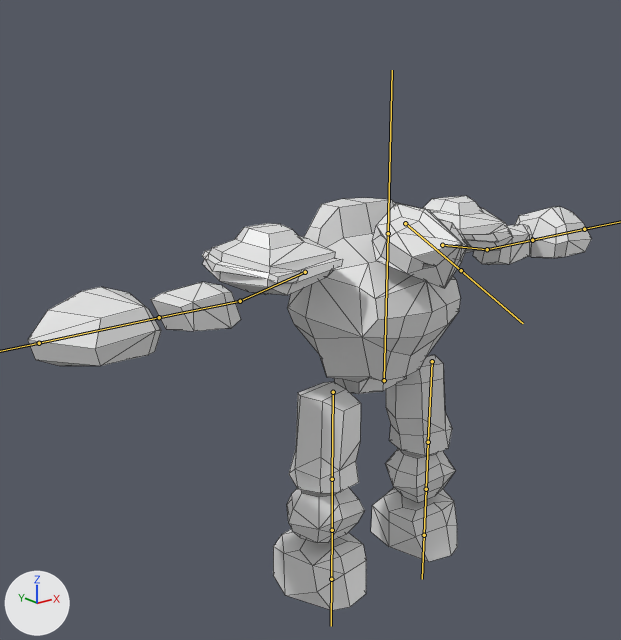
Before and after pictures for a commit that changed the FBX model Assets/Raw/Golem_fbx.fbx.
Rendered twice from a 50 mm camera at (-7.89, -8.29, 7.25) aimed at (-0.94, 0.39, 3.78). Every picture has the same lights, and +X, +Y and +Z are marked at lower left. The bones that bend it are drawn over the model as lines. Mesh edges are drawn as thin lines.
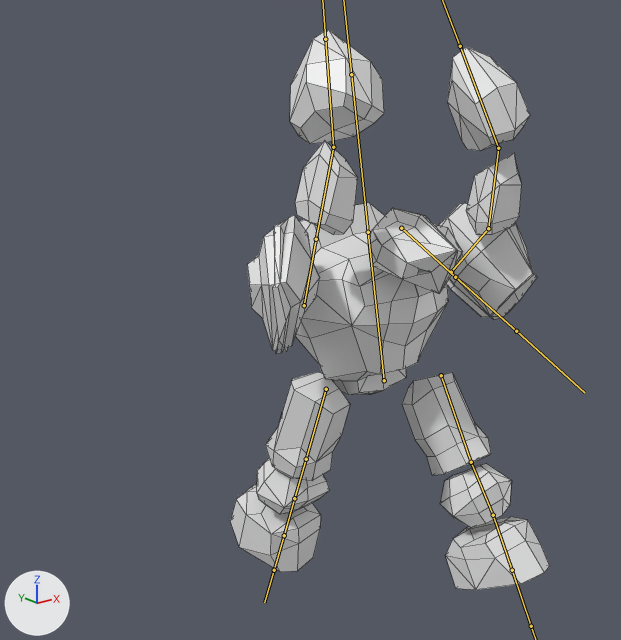
The newer file adds an action. The first version stands in its rest pose; the second is drawn at frame 51 of the action 'Armature|Armature|Armature|attack_3|Armature|attack_3'.

Changed parts and their boxes (x1, y1, x2, y2) in the pictures (621 x 640 px):
'Cube', posed (43% narrower, 35% taller)
    before: (28, 196, 592, 610)
    after: (230, 29, 550, 590)
bone 'Bone', root to tip
    before: (384, 380) to (388, 233)
    after: (384, 380) to (368, 232)
bone 'Bone.003', root to tip
    before: (442, 245) to (487, 249)
    after: (451, 272) to (488, 228)
bone 'Bone.004', root to tip
    before: (487, 249) to (532, 240)
    after: (488, 228) to (498, 148)
bone 'Bone.005', root to tip
    before: (532, 240) to (584, 229)
    after: (498, 148) to (460, 46)
bone 'Bone.006', root to tip
    before: (305, 272) to (240, 301)
    after: (304, 305) to (316, 239)
bone 'Bone.007', root to tip
    before: (240, 301) to (159, 317)
    after: (316, 239) to (333, 147)
bone 'Bone.008', root to tip
    before: (159, 317) to (39, 343)
    after: (333, 147) to (325, 39)
bone 'Bone.002', root to tip
    before: (333, 392) to (332, 479)
    after: (326, 389) to (306, 459)
bone 'Bone.011', root to tip
    before: (432, 361) to (428, 442)
    after: (441, 375) to (471, 462)
bone 'Bone.012', root to tip
    before: (428, 442) to (426, 489)
    after: (471, 462) to (493, 515)
bone 'Bone.013', root to tip
    before: (426, 489) to (424, 535)
    after: (493, 515) to (512, 570)
bone 'Bone.001', root to tip
    before: (405, 223) to (461, 270)
    after: (401, 228) to (455, 277)

Diff of the bpy script that builds the scene:
```diff
--- a/Assets/Raw/Golem_fbx.fbx.py
+++ b/Assets/Raw/Golem_fbx.fbx.py
@@ bone_bone @@
 bone_bone = bpy.data.objects['Armature'].pose.bones['Bone']
-bone_bone.rotation_quaternion = (1.0, 0.0, 0.0, 0.0)  # degrees (0, 0, 0)
+bone_bone.rotation_quaternion = (0.996, 0.0, 0.0, 0.093)  # degrees (0, 0, 11)
@@ bone_bone_003 @@
 bone_bone_003 = bpy.data.objects['Armature'].pose.bones['Bone.003']
-bone_bone_003.location = (0.0, 0.0, 0.0)
-bone_bone_003.rotation_quaternion = (1.0, 0.0, 0.0, 0.0)  # degrees (0, 0, 0)
+bone_bone_003.location = (0.1, 0.18, -0.37)
+bone_bone_003.rotation_quaternion = (0.335, -0.146, -0.54, -0.758)  # degrees (63, -36, -154)
@@ bone_bone_004 @@
 bone_bone_004 = bpy.data.objects['Armature'].pose.bones['Bone.004']  # child of 'Bone.003'
-bone_bone_004.rotation_quaternion = (1.0, 0.0, 0.0, 0.0)  # degrees (0, 0, 0)
+bone_bone_004.rotation_quaternion = (0.919, -0.081, -0.253, -0.292)  # degrees (0, -31, -35)
@@ bone_bone_005 @@
 bone_bone_005 = bpy.data.objects['Armature'].pose.bones['Bone.005']  # child of 'Bone.004'
-bone_bone_005.rotation_quaternion = (1.0, 0.0, 0.0, 0.0)  # degrees (0, 0, 0)
+bone_bone_005.rotation_quaternion = (0.97, -0.172, -0.03, -0.169)  # degrees (-19, -7, -19)
@@ bone_bone_006 @@
 bone_bone_006 = bpy.data.objects['Armature'].pose.bones['Bone.006']
-bone_bone_006.location = (0.0, 0.0, 0.0)
-bone_bone_006.rotation_quaternion = (1.0, 0.0, 0.0, 0.0)  # degrees (0, 0, 0)
+bone_bone_006.location = (-0.07, 0.17, 0.38)
+bone_bone_006.rotation_quaternion = (0.369, 0.174, 0.576, -0.708)  # degrees (-68, 42, -154)
@@ bone_bone_007 @@
 bone_bone_007 = bpy.data.objects['Armature'].pose.bones['Bone.007']  # child of 'Bone.006'
-bone_bone_007.rotation_quaternion = (1.0, 0.0, 0.0, 0.0)  # degrees (0, 0, 0)
+bone_bone_007.rotation_quaternion = (0.898, -0.18, 0.372, 0.154)  # degrees (-18, 46, 12)
@@ bone_bone_008 @@
 bone_bone_008 = bpy.data.objects['Armature'].pose.bones['Bone.008']  # child of 'Bone.007'
-bone_bone_008.rotation_quaternion = (1.0, 0.0, 0.0, 0.0)  # degrees (0, 0, 0)
+bone_bone_008.rotation_quaternion = (0.962, -0.087, 0.0, 0.257)  # degrees (-10, 3, 30)
@@ bone_bone_002 @@
 bone_bone_002 = bpy.data.objects['Armature'].pose.bones['Bone.002']
-bone_bone_002.location = (0.0, 0.0, 0.0)
-bone_bone_002.rotation_quaternion = (1.0, 0.0, 0.0, 0.0)  # degrees (0, 0, 0)
+bone_bone_002.location = (0.0, 0.0, 0.14)
+bone_bone_002.rotation_quaternion = (0.985, 0.173, 0.0, 0.0)  # degrees (20, 0, 0)
@@ bone_bone_011 @@
 bone_bone_011 = bpy.data.objects['Armature'].pose.bones['Bone.011']
-bone_bone_011.location = (0.0, 0.0, 0.0)
-bone_bone_011.rotation_quaternion = (1.0, 0.0, 0.0, 0.0)  # degrees (0, 0, 0)
+bone_bone_011.location = (-0.05, 0.14, -0.24)
+bone_bone_011.rotation_quaternion = (0.966, -0.258, 0.0, 0.0)  # degrees (-30, 0, 0)
@@ bone_bone_012 @@
 bone_bone_012 = bpy.data.objects['Armature'].pose.bones['Bone.012']  # child of 'Bone.011'
-bone_bone_012.rotation_quaternion = (1.0, 0.0, 0.0, 0.0)  # degrees (0, 0, 0)
+bone_bone_012.rotation_quaternion = (0.999, -0.044, 0.0, 0.0)  # degrees (-5, 0, 0)
@@ bone_bone_013 @@
 bone_bone_013 = bpy.data.objects['Armature'].pose.bones['Bone.013']  # child of 'Bone.012'
-bone_bone_013.rotation_quaternion = (1.0, 0.0, 0.0, 0.0)  # degrees (0, 0, 0)
+bone_bone_013.rotation_quaternion = (0.999, 0.0, 0.0, 0.044)  # degrees (0, 0, 5)
@@ bone_bone_001 @@
 bone_bone_001 = bpy.data.objects['Armature'].pose.bones['Bone.001']
-bone_bone_001.location = (0.0, 0.0, 0.0)
-bone_bone_001.rotation_quaternion = (1.0, 0.0, 0.0, 0.0)  # degrees (0, 0, 0)
+bone_bone_001.location = (0.08, -0.02, 0.03)
+bone_bone_001.rotation_quaternion = (1.0, 0.0, 0.0, -0.011)  # degrees (0, 0, -1)
```
